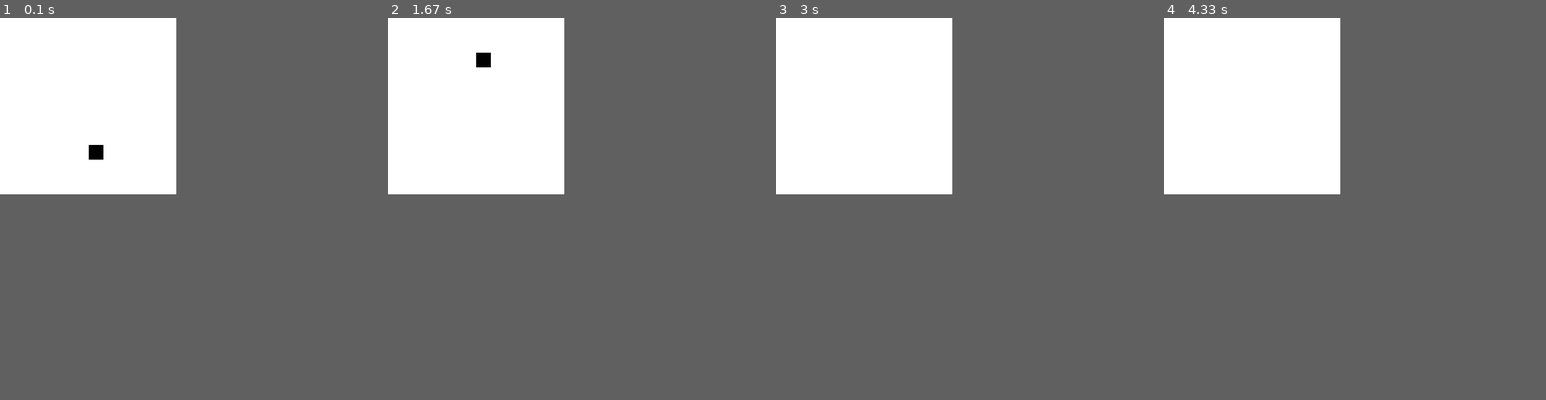
Above: before the commit, frames 1-4 (left to right).
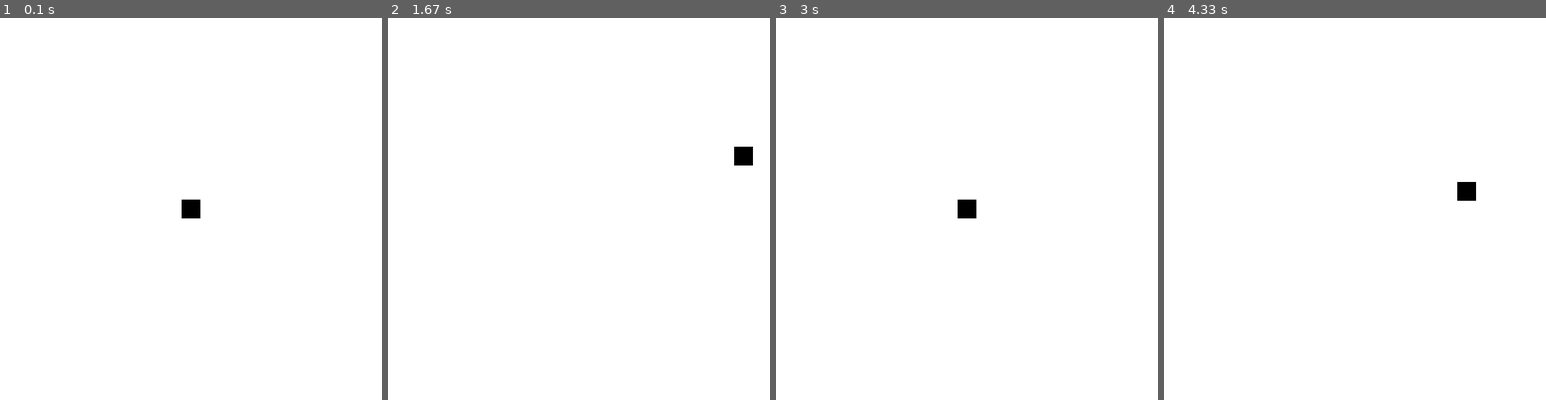
Above: after the commit, the same moments.

Repository: brunovalalves/python_pygame_space_invaders
Game: pygame game, started from main.py
The game is run twice, just before and just after one commit, with the same random seed, the same clock (stepped at 60 frames per second) and the same inputs.
Inputs:
- Up to frame 1 (0.1 s): no input
- Up to frame 2 (1.67 s): hold Right 0.33-0.8 s; hold Up 0.83-1.13 s; hold Right 1.17-1.63 s
- Up to frame 3 (3 s): hold Left 1.67-2.2 s; hold Down 2.23-2.53 s; hold Left 2.57-2.97 s
- Up to frame 4 (4.33 s): hold Up 3-3.37 s; hold Right 3.4-4.03 s; hold Down from 4.07 s (still down)
In our replay, the window is 300x300 before the commit and 650x650 after it. These sizes can differ from the game's own. Grey fills any space a smaller window leaves; there, only what the larger window draws over its background counts as a difference.

The runs differ from the first frame. In frame 1, 0.4% of the frame differs, in the area x 23-53%, y 33-53%; in frame 2, 0.4%; in frame 3, 0.2%; in frame 4, 0.2%.

Commit message:
criação da movimentação da nave

Diff:
--- a/main.py
+++ b/main.py
@@ -1,27 +1,45 @@
 import pygame
 
-#Comentário feito
+SIZE = 650
 
-WIN = pygame.display.set_mode((300,300))
+WIN = pygame.display.set_mode((SIZE,SIZE))
+
+FPS = 60
+
+SPACESHIP_WIDTH = SIZE//20
+SPACESHIP_HEIGHT = SIZE//20
+SPACESHIP_INITIAL_POSITION_X = (SIZE//2) - (SPACESHIP_WIDTH//2)
+SPACESHIP_INITIAL_POSITION_Y = (SIZE//2) - (SPACESHIP_HEIGHT//2)
+SPACESHIP_SPEED = SIZE//125
+
+WHITE = (255,255,255)
+BLACK = (0,0,0)
 
 def draw_window(spaceship):
-    WIN.fill((255,255,255))
-    pygame.draw.rect(WIN,(0,0,0),spaceship)
+    WIN.fill(WHITE)
+    pygame.draw.rect(WIN,BLACK,spaceship)
     pygame.display.update()
 
 def main():
     clock = pygame.time.Clock()
     run = True
-    spaceship = pygame.Rect(150, 225,25,25)
+    spaceship = pygame.Rect(SPACESHIP_INITIAL_POSITION_X, SPACESHIP_INITIAL_POSITION_Y,SPACESHIP_WIDTH,SPACESHIP_HEIGHT)
     while run:
-        clock.tick(100)
-        for event in pygame.event.get():
+        clock.tick(FPS)
+        for event in pygame.event.get(): #traz todos os eventos que ocorreram antes dessa linha
             if event.type == pygame.QUIT:
                 run = False
-        spaceship.y = spaceship.y-1
-        spaceship.x = spaceship.x^2-1
+        key_pressed = pygame.key.get_pressed()
+        if key_pressed[pygame.K_DOWN]:
+            spaceship.y = spaceship.y+SPACESHIP_SPEED
+        if key_pressed[pygame.K_UP]:
+            spaceship.y = spaceship.y-SPACESHIP_SPEED
+        if key_pressed[pygame.K_LEFT]:
+            spaceship.x = spaceship.x-SPACESHIP_SPEED
+        if key_pressed[pygame.K_RIGHT]:
+            spaceship.x = spaceship.x+SPACESHIP_SPEED
         draw_window(spaceship)
     pygame.quit()
 
-if __name__ == "__main__":
+if __name__ == "__main__": #evita que o programa rode quando for importado em outro lugar
     main()
